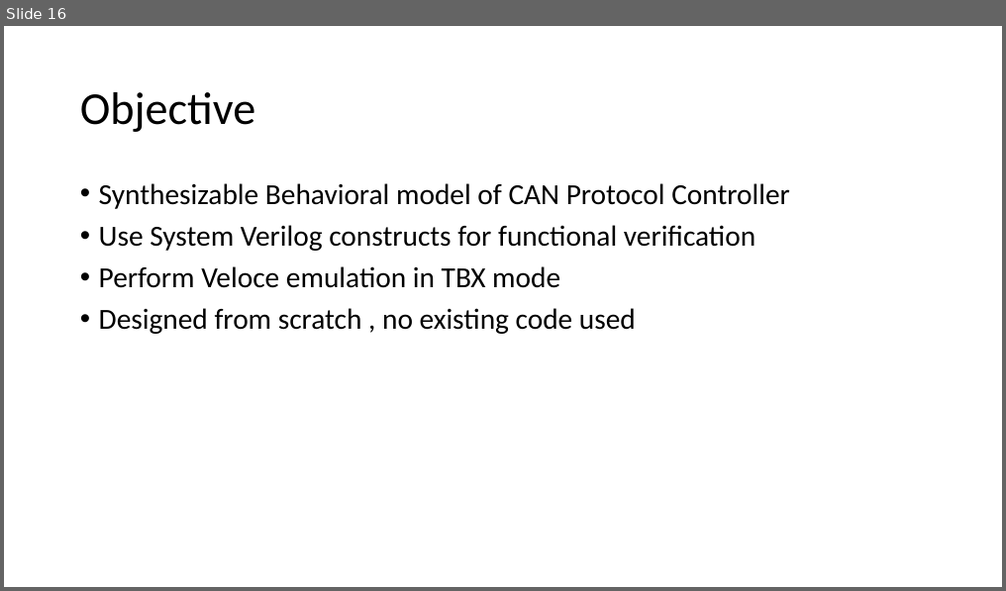
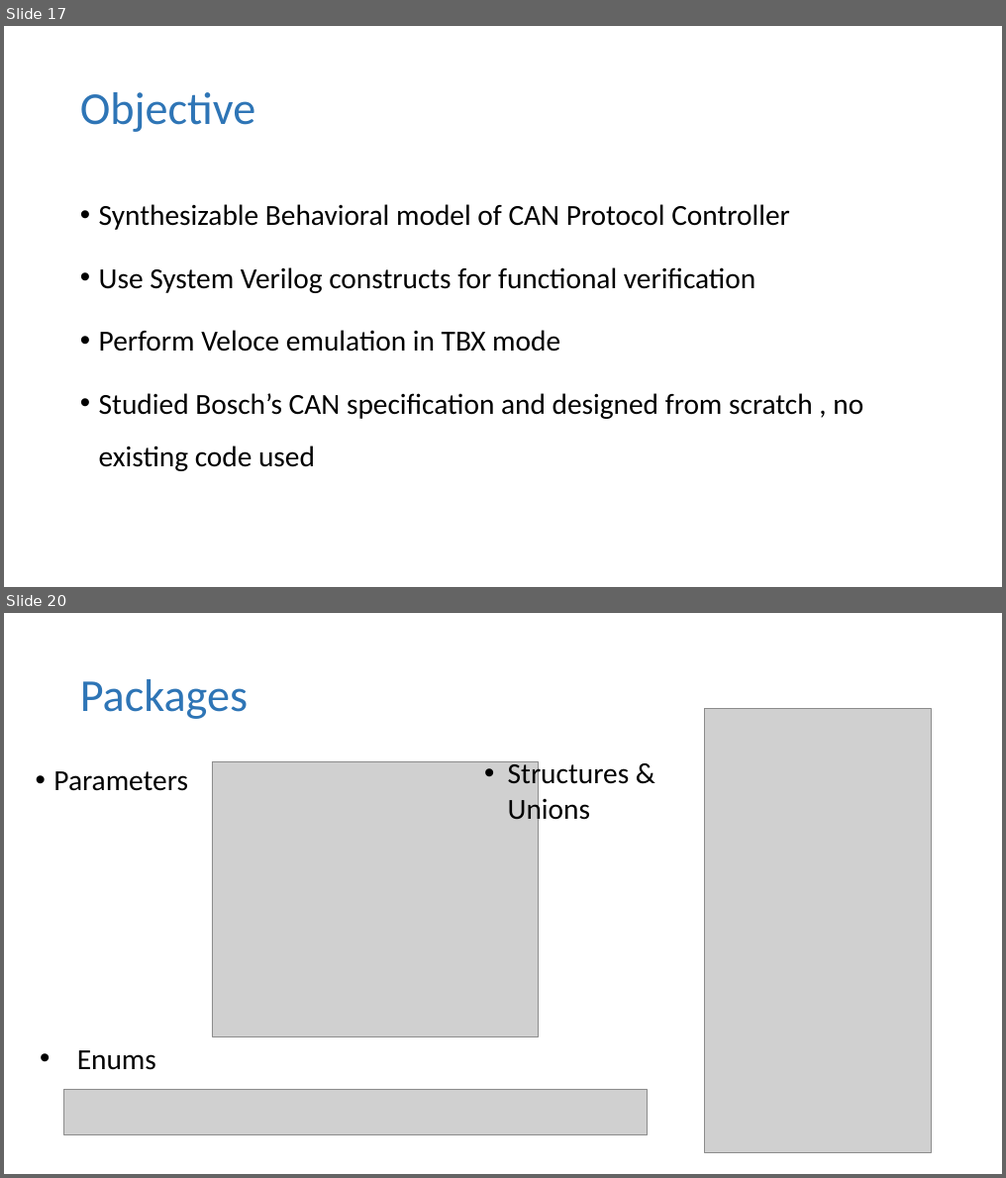
Before and after one commit to mafzzz/can-controller, a slide deck: Docs/Final Project Presenatation.pptx. Shown one above the other, each under a label of ours: slide 16 before the commit, slides 17 and 20 after it; the slides between them are not shown. The pictures are 1006x591 and 1006x1178 pixels, drawn with LibreOffice and Linux fonts; fonts in the diff are those of the drawing; grey boxes stand for pictures. Boxes give left, top, right and bottom in pixels: in the first picture for what was removed or moved away, otherwise in the second. Text is boxed around its words. In the diff, an @@ line names an element or a change of style, - is before the commit and + after.

```diff
--- a/Docs/Final Project Presenatation.pptx
+++ b/Docs/Final Project Presenatation.pptx
@@ slide 20 added at (x1=4, y1=613, x2=1002, y2=1174), background #FFFFFF @@
@@ title added at (x1=80, y1=679, x2=248, y2=719), 44 pt, text #2E75B6 @@
+Packages
@@ picture added at (x1=705, y1=708, x2=931, y2=1153) @@
@@ text added at (x1=54, y1=771, x2=188, y2=791), 28 pt, text #000000 @@
+• Parameters
@@ picture added at (x1=212, y1=761, x2=539, y2=1037) @@
@@ text added at (x1=508, y1=761, x2=630, y2=826), 28 pt, text #000000 @@
+• Structures & Unions
@@ text added at (x1=77, y1=1051, x2=156, y2=1070), 28 pt, text #000000 @@
+• Enums
@@ picture added at (x1=63, y1=1089, x2=648, y2=1135) @@
@@ what was slide 16 is now slide 17 @@
@@ slide 17 changed as well @@
@@ title "Objective" at (x1=80, y1=92, x2=255, y2=132): text colour #000000 to #2E75B6 @@
@@ text at (x1=99, y1=204, x2=790, y2=352): line spacing 0.9 to 1.5 @@
@@ text at (x1=99, y1=393, x2=863, y2=472): text changed @@
-• Designed from scratch , no existing code used
+• Studied Bosch’s CAN specification and designed from scratch , no existing code used
```
Also in this commit, not shown: 11 other slides changed, 23 other slides added, 1 slide removed.
